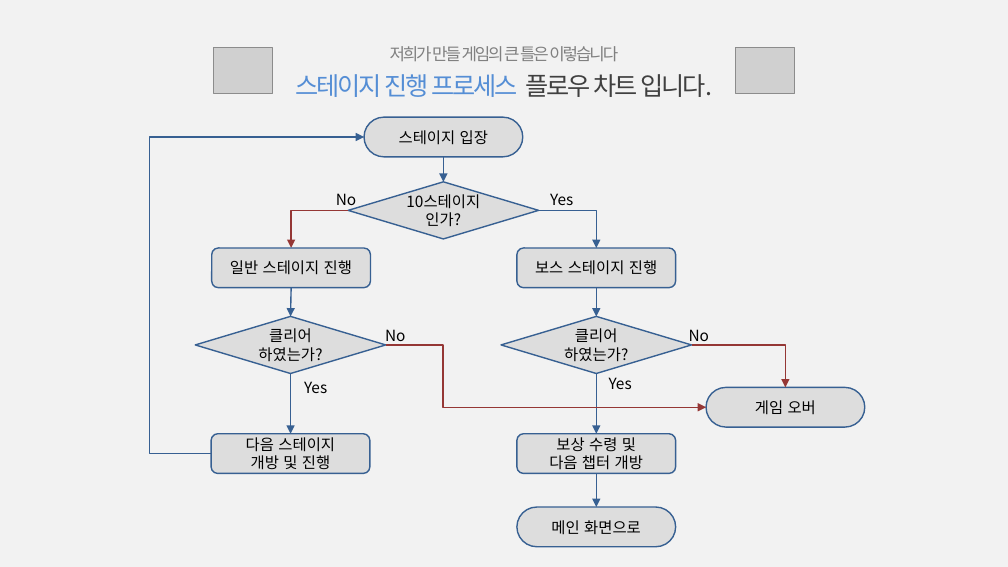
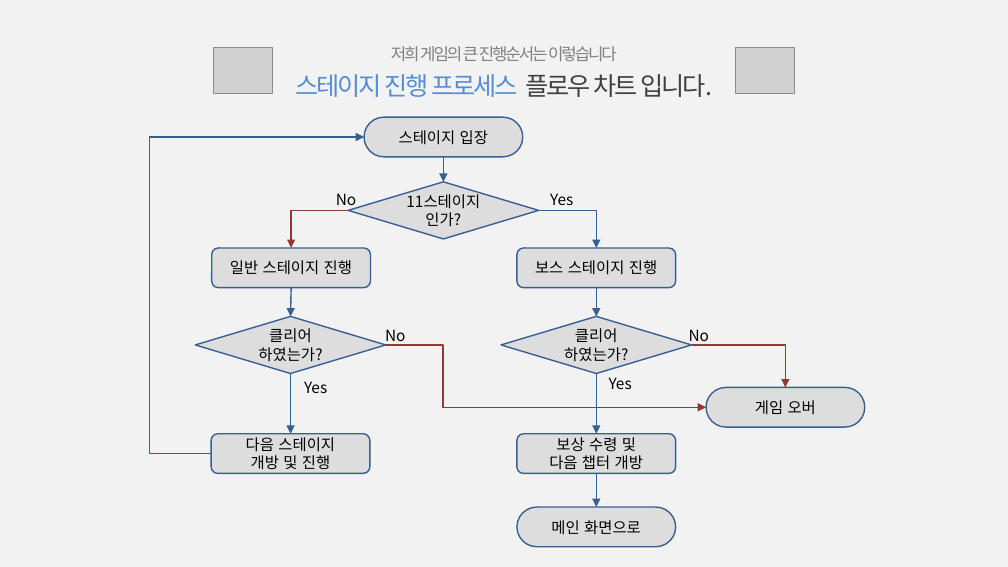
Before and after one commit to Hanel99/inha_1stproject, a slide deck: slide 9 of 기타/1차중간프로젝트_최종발표_白팀_강석진윤준혁.pptx (slide 15 before the commit). Drawn at 1008x567 pixels with LibreOffice and Linux fonts; fonts in the diff are those of the drawing; grey boxes stand for pictures. Boxes give left, top, right and bottom in pixels: in the first picture for what was removed or moved away, otherwise in the second. Text is boxed around its words. In the diff, an @@ line names an element or a change of style, - is before the commit and + after.

```diff
--- a/기타/1차중간프로젝트_최종발표_白팀_강석진윤준혁.pptx
+++ b/기타/1차중간프로젝트_최종발표_白팀_강석진윤준혁.pptx
@@ text at [295, 46, 712, 97]: text changed @@
-저희가 만들 게임의 큰 틀은 이렇습니다
-스테이지 진행 프로세스 플로우 차트 입니다.
+저희 게임의 큰 진행순서는 이렇습니다
+스테이지 진행 프로세스 플로우 차트 입니다.
@@ text in diamond at [406, 191, 480, 209]: text changed @@
-10스테이지
+11스테이지
```
Also in this commit, not shown: 4 other slides changed, 18 slides added, 23 slides removed, 23 other files.
